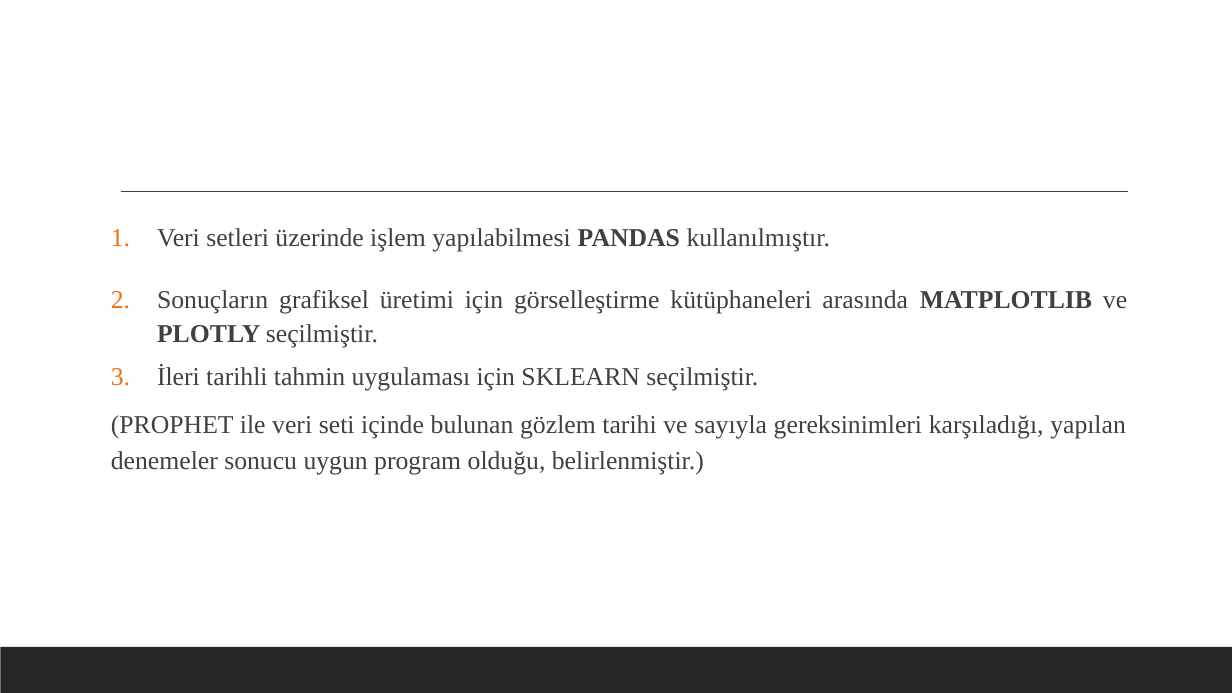
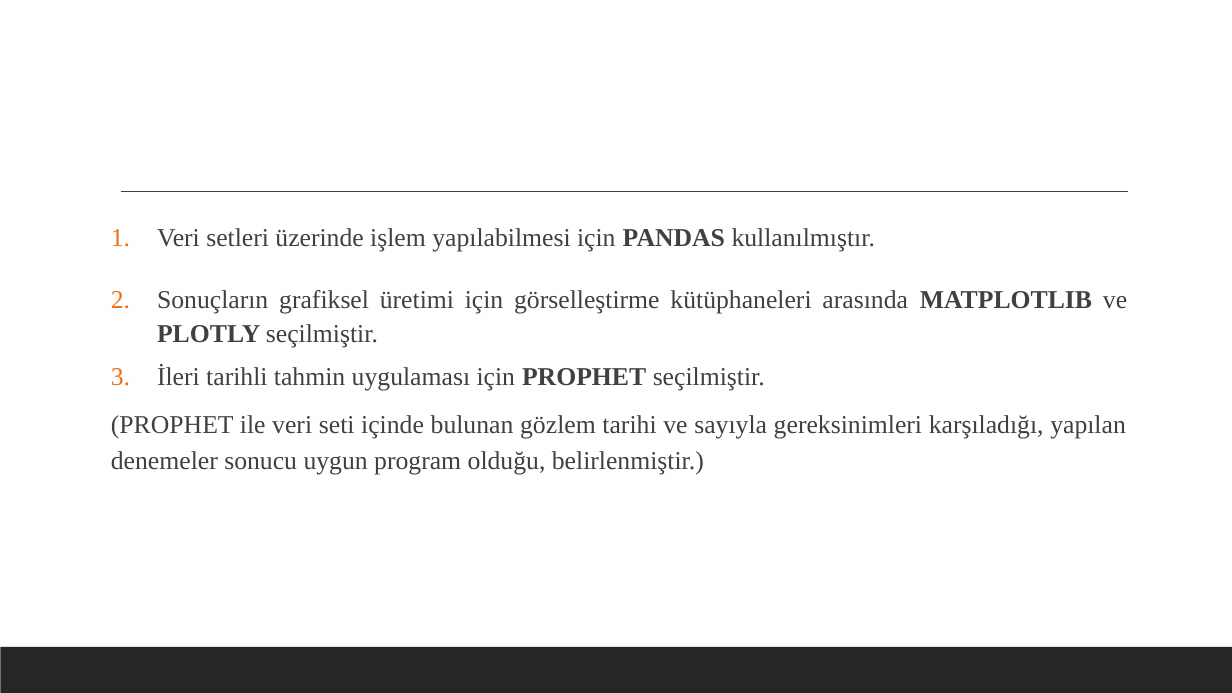
Before and after one commit to BelitK/E-CommerceVolume, a slide deck: slide 15 of rapor ve sunum/Türkiye ve Yurtdışı Karşılaştırmalı Veri Analizi.pptx. Drawn at 1232x693 pixels with LibreOffice and Linux fonts; fonts in the diff are those of the drawing. Boxes give left, top, right and bottom in pixels: in the first picture for what was removed or moved away, otherwise in the second. Text is boxed around its words. In the diff, an @@ line names an element or a change of style, - is before the commit and + after.

```diff
--- a/rapor ve sunum/Türkiye ve Yurtdışı Karşılaştırmalı Veri Analizi.pptx
+++ b/rapor ve sunum/Türkiye ve Yurtdışı Karşılaştırmalı Veri Analizi.pptx
@@ text at (157,228,875,252): text changed @@
-1. Veri setleri üzerinde işlem yapılabilmesi PANDAS kullanılmıştır.
+1. Veri setleri üzerinde işlem yapılabilmesi için PANDAS kullanılmıştır.
@@ text at (157,365,765,391): text changed @@
-3. İleri tarihli tahmin uygulaması için SKLEARN seçilmiştir.
+3. İleri tarihli tahmin uygulaması için PROPHET seçilmiştir.
```
Also in this commit, not shown: 4 other slides changed, 1 slide added, 13 other files.
